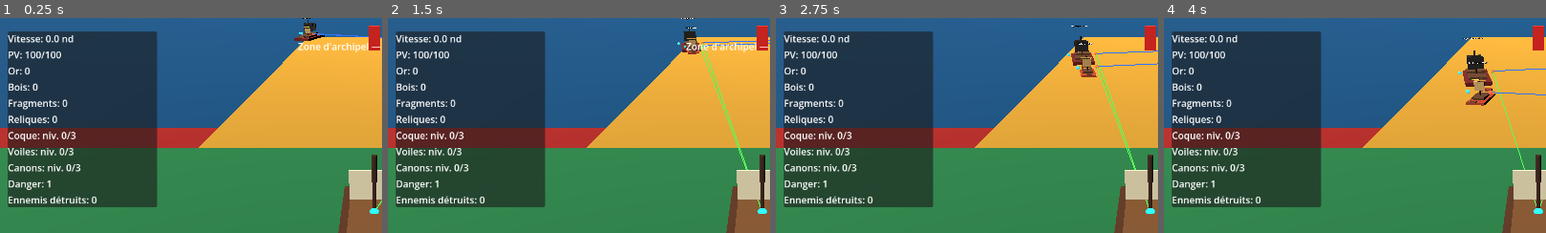
Above: before the commit, frames 1-4 (left to right).
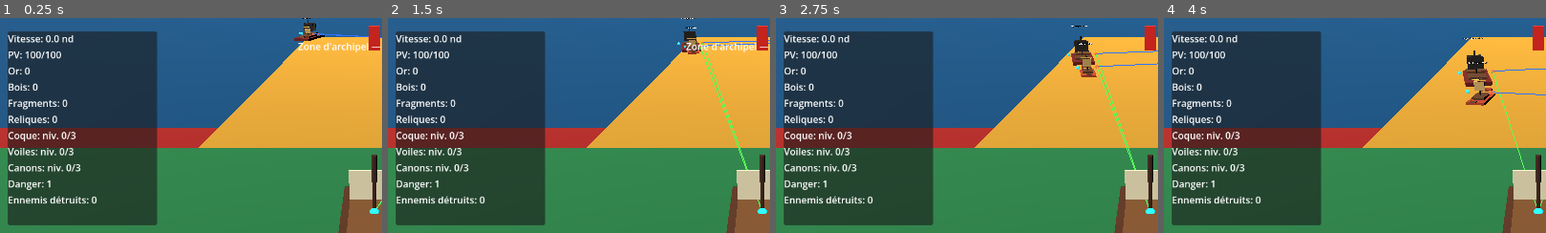
Above: after the commit, the same moments.

Repository: blou132/jeux-pirate
Game: Godot game, scene res://scenes/world/World.tscn
Two runs of this game, one before a commit and one after it. Both use one fixed random seed, a clock stepped at 60 frames per second and the inputs below.
Inputs (mouse positions are % of the whole screen's width and height, from its top left):
- Up to frame 1 (0.25 s): no input
- Up to frame 2 (1.5 s): tap Enter at 0.5 s; move the mouse to (72, 45) at 0.52 s; hold D 0.53-1.25 s; tap R at 0.6 s; click (72, 45) at 0.67 s; drag from (30, 55) to (45, 70) at 1.27 s
- Up to frame 3 (2.75 s): move the mouse to (60, 28) at 2.02 s; hold D from 2.03 s (still down); hold Q from 2.03 s (still down)
- Up to frame 4 (4 s): release D at 2.75 s; release Q at 2.75 s; drag from (45, 70) to (20, 35) at 2.77 s; move the mouse to (80, 65) at 3.52 s; hold A from 3.53 s (still down); tap R at 3.6 s
The pictures show only the part of the screen within x 1-51%, y 0-50%; the shares and areas given below are measured in that part.

The runs differ from the first frame. In frame 1, 3.3% of the frame differs, in the area x 2-42%, y 87-97%; in frame 2, 3.3%; in frame 3, 3.3%; in frame 4, 3.3%.

Commit message:
feat: show active quest progress in HUD

Diff:
--- a/scenes/ui/HUD.tscn
+++ b/scenes/ui/HUD.tscn
@@ -9,7 +9,7 @@
 offset_left = 16.0
 offset_top = 16.0
 offset_right = 286.0
-offset_bottom = 330.0
+offset_bottom = 360.0
 theme_override_constants/margin_left = 10
 theme_override_constants/margin_top = 10
 theme_override_constants/margin_right = 10
@@ -66,6 +66,11 @@
 layout_mode = 2
 text = "Ennemis détruits: 0"
 
+[node name="QuestLabel" type="Label" parent="MarginContainer/PanelContainer/VBoxContainer"]
+layout_mode = 2
+text = "Mission : Chasse pirate - 0/3 ennemis"
+autowrap_mode = 3
+
 [node name="ContextLabel" type="Label" parent="MarginContainer/PanelContainer/VBoxContainer"]
 layout_mode = 2
 text = "Appuie sur E pour ouvrir le port"
--- a/scripts/ui/HUD.gd
+++ b/scripts/ui/HUD.gd
@@ -11,12 +11,14 @@
 @onready var cannons_level_label: Label = $MarginContainer/PanelContainer/VBoxContainer/CannonsLevelLabel
 @onready var danger_label: Label = $MarginContainer/PanelContainer/VBoxContainer/DangerLabel
 @onready var enemies_defeated_label: Label = $MarginContainer/PanelContainer/VBoxContainer/EnemiesDefeatedLabel
+@onready var quest_label: Label = $MarginContainer/PanelContainer/VBoxContainer/QuestLabel
 @onready var context_label: Label = $MarginContainer/PanelContainer/VBoxContainer/ContextLabel
 @onready var zone_notification_label: Label = $ZoneNotificationContainer/ZoneNotificationLabel
 
 var _player: Node
 var _game_state: Node
 var _upgrade_system: Node
+var _quest_system: Node
 var _context_message: String = ""
 var _temporary_context_message: String = ""
 var _temporary_message_version: int = 0
@@ -30,6 +32,7 @@
 	zone_notification_label.visible = false
 	_connect_game_state()
 	_connect_upgrade_system()
+	_connect_quest_system()
 	call_deferred("_bind_player_from_tree")
 
 
@@ -204,3 +207,62 @@
 	hull_level_label.text = "Coque: niv. %d/3" % hull_level
 	sails_level_label.text = "Voiles: niv. %d/3" % sails_level
 	cannons_level_label.text = "Canons: niv. %d/3" % cannons_level
+
+
+func _connect_quest_system() -> void:
+	_quest_system = get_node_or_null("/root/QuestSystem")
+	if _quest_system == null:
+		quest_label.visible = false
+		return
+
+	var quests_callback := Callable(self, "_on_quests_changed")
+	if _quest_system.has_signal("quests_changed") and not _quest_system.is_connected("quests_changed", quests_callback):
+		_quest_system.connect("quests_changed", quests_callback)
+
+	var active_callback := Callable(self, "_on_active_quest_changed")
+	if _quest_system.has_signal("active_quest_changed") and not _quest_system.is_connected("active_quest_changed", active_callback):
+		_quest_system.connect("active_quest_changed", active_callback)
+
+	var progress_callback := Callable(self, "_on_quest_progress_changed")
+	if _quest_system.has_signal("quest_progress_changed") and not _quest_system.is_connected("quest_progress_changed", progress_callback):
+		_quest_system.connect("quest_progress_changed", progress_callback)
+
+	var completed_callback := Callable(self, "_on_quest_completed")
+	if _quest_system.has_signal("quest_completed") and not _quest_system.is_connected("quest_completed", completed_callback):
+		_quest_system.connect("quest_completed", completed_callback)
+
+	var claimed_callback := Callable(self, "_on_quest_reward_claimed")
+	if _quest_system.has_signal("quest_reward_claimed") and not _quest_system.is_connected("quest_reward_claimed", claimed_callback):
+		_quest_system.connect("quest_reward_claimed", claimed_callback)
+
+	_refresh_quest_label()
+
+
+func _on_quests_changed() -> void:
+	_refresh_quest_label()
+
+
+func _on_active_quest_changed(_quest_id: String) -> void:
+	_refresh_quest_label()
+
+
+func _on_quest_progress_changed(_quest_id: String, _progress: int, _target: int) -> void:
+	_refresh_quest_label()
+
+
+func _on_quest_completed(_quest_id: String, _quest_name: String) -> void:
+	_refresh_quest_label()
+
+
+func _on_quest_reward_claimed(_quest_id: String, _quest_name: String) -> void:
+	_refresh_quest_label()
+
+
+func _refresh_quest_label() -> void:
+	if _quest_system == null or not _quest_system.has_method("get_active_quest_summary"):
+		quest_label.visible = false
+		return
+
+	var quest_summary: String = _quest_system.get_active_quest_summary()
+	quest_label.text = quest_summary
+	quest_label.visible = not quest_summary.is_empty()
